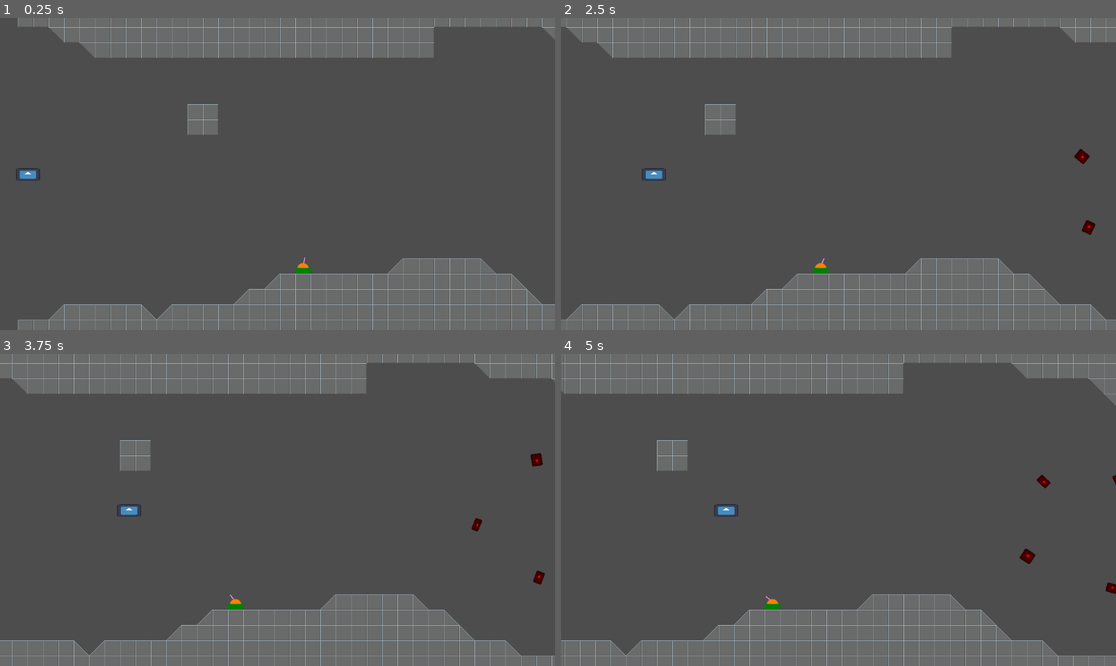
Above: before the commit, frames 1-4 (two rows, left to right).
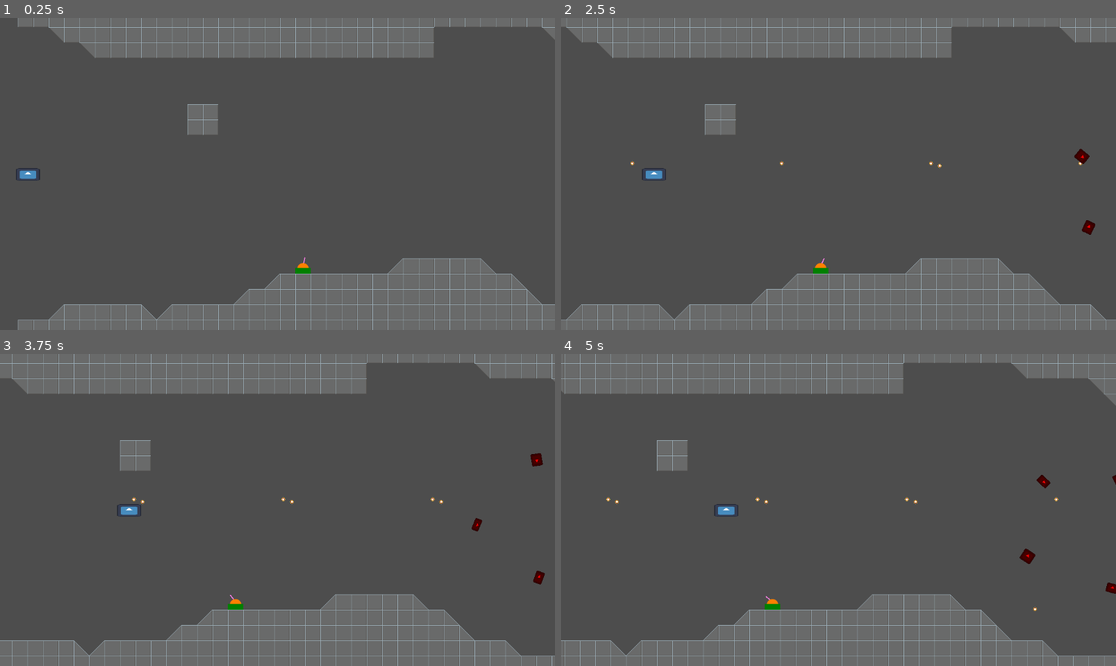
Above: after the commit, the same moments.

Repository: claesrosell/simple-shootemup
Game: Godot game, scene res://game.tscn
The game is run twice, just before and just after one commit, with the same random seed, the same clock (stepped at 60 frames per second) and the same inputs. The engine's default icon, where the game draws it, is replaced by a stand-in: a white triangle on a blue panel in a dark square.
Inputs:
- Up to frame 1 (0.25 s): no input
- Up to frame 2 (2.5 s): no input
- Up to frame 3 (3.75 s): no input
- Up to frame 4 (5 s): no input

The runs differ from the first frame. In frame 2, less than 0.1% of the frame differs, in the area x 12-96%, y 43-68%; in frame 3, less than 0.1%; in frame 4, less than 0.1%, in the area x 8-90%, y 45-83%.

Commit message:
Added first implementation of a enemy bullet

Diff:
--- a/bullet.tscn
+++ b/bullet.tscn
@@ -1,19 +1,19 @@
 [gd_scene load_steps=4 format=3 uid="uid://lxgdwscy1noi"]
 
 [ext_resource type="Script" uid="uid://bauyxl87vksfn" path="res://bullet.gd" id="1_v8qja"]
-[ext_resource type="Texture2D" uid="uid://bxm2wdbpin4ri" path="res://icon.svg" id="2_t4vbm"]
+[ext_resource type="Texture2D" uid="uid://ce8f7moh5lw77" path="res://art/player_bullet.png" id="2_v8qja"]
 
-[sub_resource type="CircleShape2D" id="CircleShape2D_2b2rl"]
-radius = 4.0
+[sub_resource type="RectangleShape2D" id="RectangleShape2D_v8qja"]
+size = Vector2(8, 4)
 
 [node name="Bullet" type="Area2D"]
+collision_layer = 8
 script = ExtResource("1_v8qja")
 
 [node name="Sprite2D" type="Sprite2D" parent="."]
-self_modulate = Color(0.60784316, 0.41568628, 0, 1)
-position = Vector2(-2.9802322e-08, 1.7763568e-15)
-scale = Vector2(0.0546875, 0.054687478)
-texture = ExtResource("2_t4vbm")
+position = Vector2(2.3841858e-07, -1.1920929e-07)
+scale = Vector2(0.99999994, 0.99999994)
+texture = ExtResource("2_v8qja")
 
 [node name="CollisionShape2D" type="CollisionShape2D" parent="."]
-shape = SubResource("CircleShape2D_2b2rl")
+shape = SubResource("RectangleShape2D_v8qja")
--- a/enemy.gd
+++ b/enemy.gd
@@ -1,14 +1,32 @@
 extends Node2D
 @onready var animation_player: AnimationPlayer = $AnimationPlayer
 
+var bullet_scene = preload("res://enemy_bullet.tscn")
+var bullets_node : Node2D
+
 var enabled := false
+
+var fire_rate : float = 2
+var fire_time : float = 0
 
 func _ready() -> void:
 	animation_player.play("moving")
+	bullets_node = get_tree().root.get_node("Game/Bullets");
 
 func _physics_process(delta: float) -> void:
 	if enabled && !(get_parent() is PathFollow2D):
 		position += Vector2(-100,0) * delta
+
+func _process(delta: float) -> void:
+	fire_time -= delta
+	if fire_time <= 0:
+		fire_time = fire_rate
+
+		if bullets_node:
+			var bullet = bullet_scene.instantiate()
+			bullet.global_position = global_position + Vector2(-10,0)
+			bullet.vector = Vector2(-20,0) * 30
+			bullets_node.add_child(bullet)
 
 func _on_visible_on_screen_notifier_2d_screen_entered() -> void:
 	print("enabled")
--- /dev/null
+++ b/enemy_bullet.gd
@@ -0,0 +1,19 @@
+extends Area2D
+
+var vector: Vector2
+var start_time : int
+var life_time : float = 5
+# Called when the node enters the scene tree for the first time.
+func _ready() -> void:
+	start_time = Time.get_ticks_msec()
+	pass
+
+func _physics_process(delta: float) -> void:
+	position += vector * delta
+	life_time -= delta
+	if life_time < 0:
+		queue_free()
+
+# Called every frame. 'delta' is the elapsed time since the previous frame.
+func _process(delta: float) -> void:
+	pass
--- /dev/null
+++ b/enemy_bullet.tscn
@@ -0,0 +1,17 @@
+[gd_scene load_steps=4 format=3 uid="uid://dpwteesuu3epb"]
+
+[ext_resource type="Texture2D" uid="uid://dic2ewui05rxb" path="res://art/enemy_bullet.png" id="1_1xapl"]
+[ext_resource type="Script" uid="uid://1td6um3yas1l" path="res://enemy_bullet.gd" id="1_gl7bs"]
+
+[sub_resource type="CircleShape2D" id="CircleShape2D_gl7bs"]
+radius = 5.0
+
+[node name="EnemyBullet" type="Area2D"]
+collision_layer = 16
+script = ExtResource("1_gl7bs")
+
+[node name="CollisionShape2D" type="CollisionShape2D" parent="."]
+shape = SubResource("CircleShape2D_gl7bs")
+
+[node name="Sprite2D" type="Sprite2D" parent="."]
+texture = ExtResource("1_1xapl")
--- a/hero.tscn
+++ b/hero.tscn
@@ -8,6 +8,7 @@
 height = 50.0
 
 [node name="Hero" type="CharacterBody2D"]
+collision_layer = 2
 motion_mode = 1
 script = ExtResource("1_p1r5x")
 
--- /dev/null
+++ b/level.tres
@@ -0,0 +1,23 @@
+[gd_resource type="TileSet" load_steps=3 format=3 uid="uid://07myl2iyj8b5"]
+
+[ext_resource type="Texture2D" uid="uid://b053n1hgvnvya" path="res://art/small-tileset-32x32.png" id="1_3fri8"]
+
+[sub_resource type="TileSetAtlasSource" id="TileSetAtlasSource_vonw3"]
+texture = ExtResource("1_3fri8")
+texture_region_size = Vector2i(32, 32)
+0:0/0 = 0
+0:0/0/physics_layer_0/polygon_0/points = PackedVector2Array(-16, -16, 16, -16, 16, 16, -16, 16)
+1:0/0 = 0
+1:0/0/physics_layer_0/polygon_0/points = PackedVector2Array(-16, 16, 16, -16, 16, 16)
+2:0/0 = 0
+2:0/0/physics_layer_0/polygon_0/points = PackedVector2Array(-16, -16, 16, 16, -16, 16)
+0:1/0 = 0
+1:1/0 = 0
+1:1/0/physics_layer_0/polygon_0/points = PackedVector2Array(-16, -16, 16, -16, 16, 16)
+2:1/0 = 0
+2:1/0/physics_layer_0/polygon_0/points = PackedVector2Array(-16, -16, 16, -16, -16, 16)
+
+[resource]
+tile_size = Vector2i(32, 32)
+physics_layer_0/collision_layer = 1
+sources/0 = SubResource("TileSetAtlasSource_vonw3")
--- a/level.tscn
+++ b/level.tscn
@@ -1,23 +1,9 @@
-[gd_scene load_steps=8 format=4 uid="uid://c0uweha1nh5uy"]
+[gd_scene load_steps=6 format=4 uid="uid://c0uweha1nh5uy"]
 
-[ext_resource type="Texture2D" uid="uid://b053n1hgvnvya" path="res://art/small-tileset-32x32.png" id="1_u52ul"]
+[ext_resource type="TileSet" uid="uid://07myl2iyj8b5" path="res://level.tres" id="1_0b4ue"]
 [ext_resource type="PackedScene" uid="uid://dvrvgx84yk3wy" path="res://turret.tscn" id="2_vonw3"]
 [ext_resource type="Script" uid="uid://dc7venpokepot" path="res://enemy_path_spawner.gd" id="3_0b4ue"]
 [ext_resource type="PackedScene" uid="uid://dhwbe0w7hqs7i" path="res://enemy.tscn" id="4_f2txt"]
-
-[sub_resource type="TileSetAtlasSource" id="TileSetAtlasSource_vonw3"]
-texture = ExtResource("1_u52ul")
-texture_region_size = Vector2i(32, 32)
-0:0/0 = 0
-1:0/0 = 0
-2:0/0 = 0
-0:1/0 = 0
-1:1/0 = 0
-2:1/0 = 0
-
-[sub_resource type="TileSet" id="TileSet_oi3di"]
-tile_size = Vector2i(32, 32)
-sources/0 = SubResource("TileSetAtlasSource_vonw3")
 
 [sub_resource type="Curve2D" id="Curve2D_0b4ue"]
 _data = {
@@ -29,7 +15,7 @@
 
 [node name="TileMapLayer" type="TileMapLayer" parent="."]
 tile_map_data = PackedByteArray("AAAAAAAAAAAAAAAAAAABAAAAAAAAAAAAAAACAAAAAAAAAAAAAAADAAAAAAAAAAAAAAAEAAAAAAAAAAAAAAAFAA …(19392 unchanged characters)…
-tile_set = SubResource("TileSet_oi3di")
+tile_set = ExtResource("1_0b4ue")
 
 [node name="Enemies" type="Node2D" parent="."]
 
--- a/project.godot
+++ b/project.godot
@@ -46,3 +46,15 @@
 "events": [Object(InputEventJoypadButton,"resource_local_to_scene":false,"resource_name":"","device":-1,"button_index":0,"pressure":0.0,"pressed":true,"script":null)
 ]
 }
+
+[layer_names]
+
+2d_physics/layer_1="world_1"
+2d_physics/layer_2="player"
+2d_physics/layer_3="enemies"
+2d_physics/layer_4="player_hit"
+2d_physics/layer_5="enemy_hit"
+
+[rendering]
+
+textures/canvas_textures/default_texture_filter=0
Binary file added: art/enemy_bullet.png
Not shown, added: art/enemy_bullet.png.import
Binary file added: art/player_bullet.png
Not shown, added: art/player_bullet.png.import
Not shown, added: enemy_bullet.gd.uid
